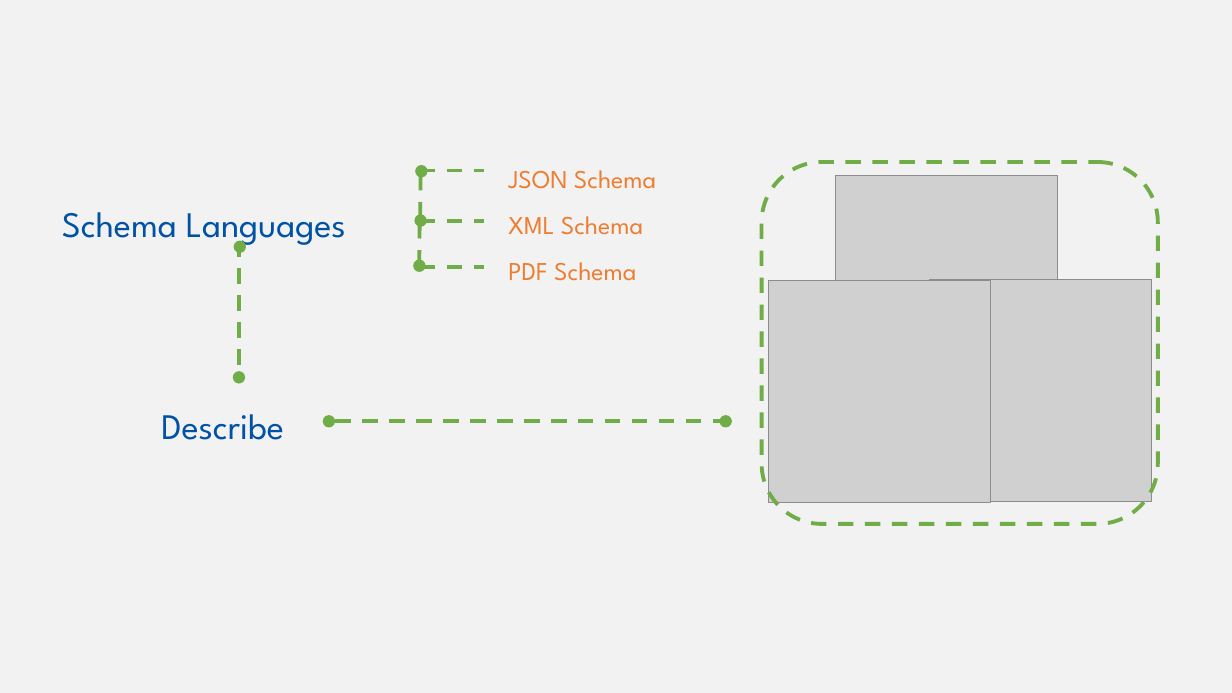
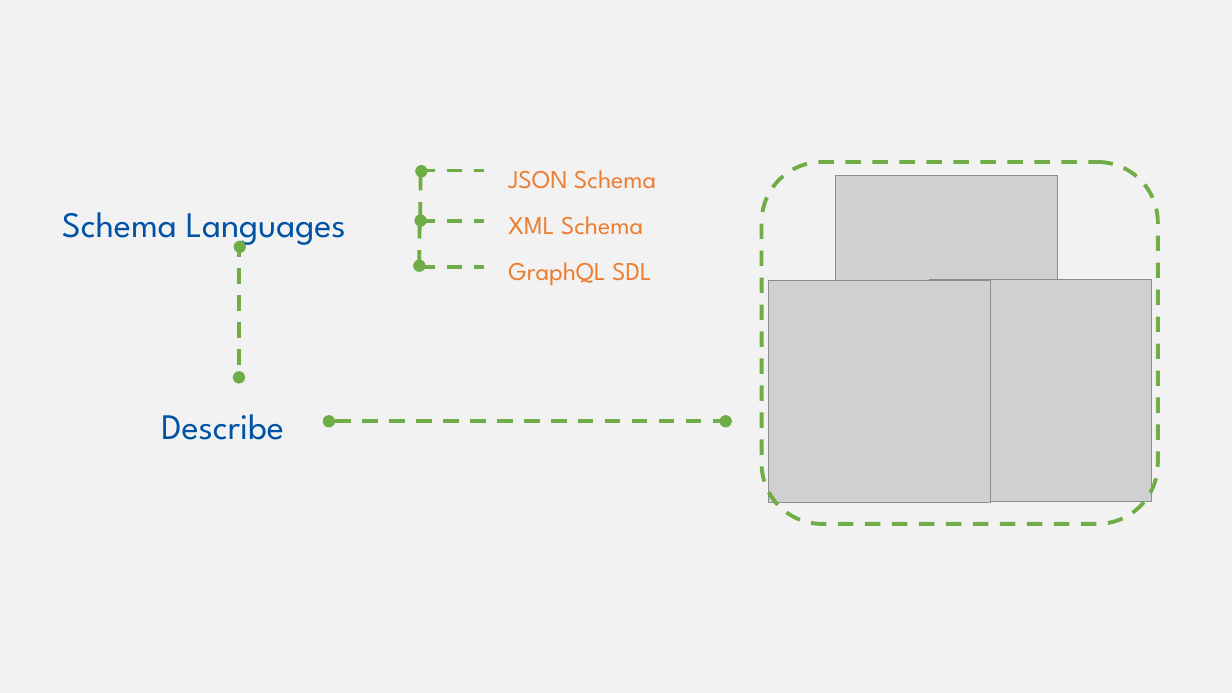
Before and after one commit to w3c/wot-cg, a slide deck: slide 4 of Tutorials/whatiswot/5-JSON_Schema/5-JSON_Schema.pptx. Drawn at 1232x693 pixels with LibreOffice and Linux fonts; fonts in the diff are those of the drawing; grey boxes stand for pictures. Boxes give left, top, right and bottom in pixels: in the first picture for what was removed or moved away, otherwise in the second. Text is boxed around its words. In the diff, an @@ line names an element or a change of style, - is before the commit and + after.

Commit message:
update ptt file

```diff
--- a/Tutorials/whatiswot/5-JSON_Schema/5-JSON_Schema.pptx
+++ b/Tutorials/whatiswot/5-JSON_Schema/5-JSON_Schema.pptx
@@ text at box(508, 262, 652, 286): text changed @@
-PDF Schema
+GraphQL SDL
```
